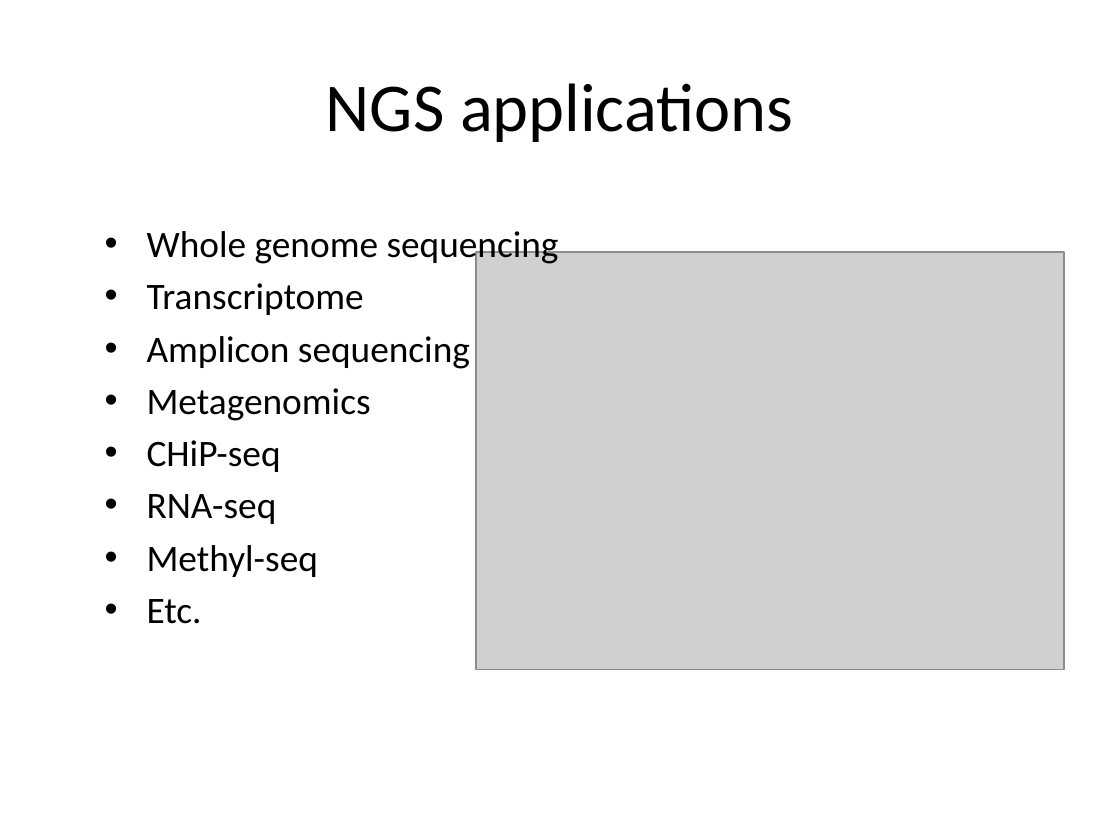
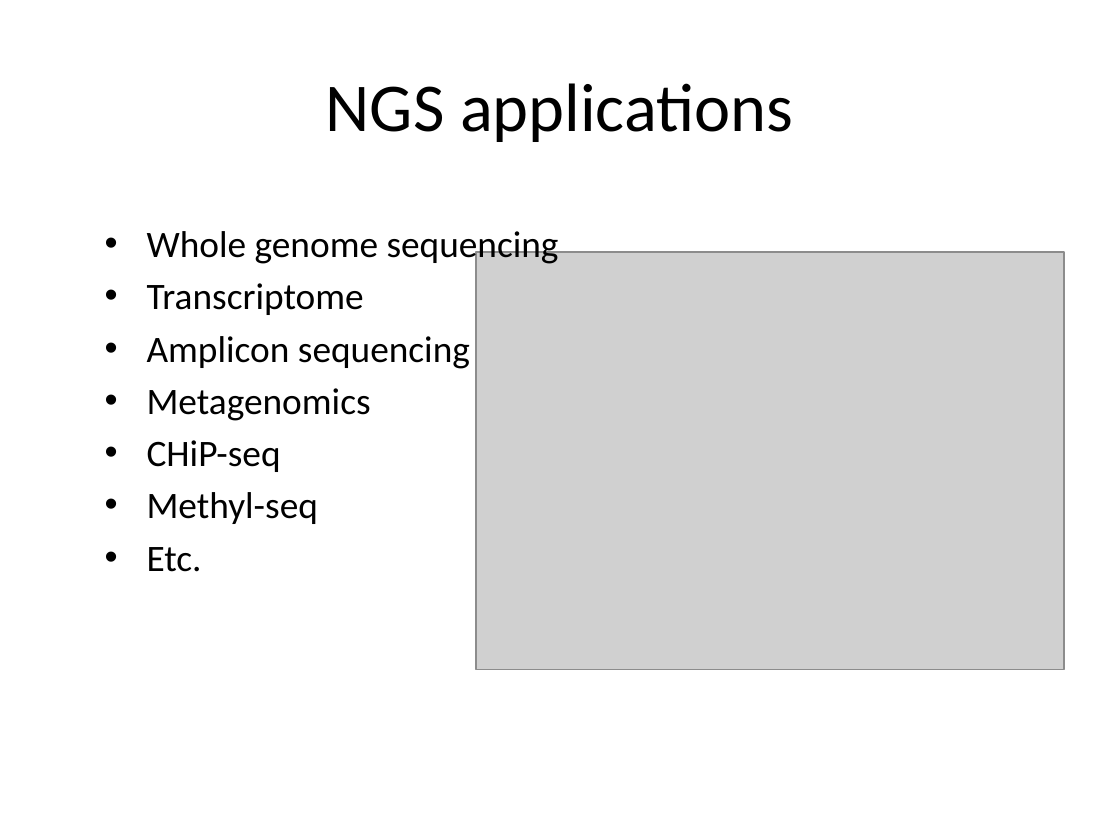
Before and after one commit to naturalis/arangs, a slide deck: slide 13 of doc/slides/day1/session1/NGSplatforms.pptx. Drawn at 1120x840 pixels with LibreOffice and Linux fonts; fonts in the diff are those of the drawing; grey boxes stand for pictures. Boxes give left, top, right and bottom in pixels: in the first picture for what was removed or moved away, otherwise in the second. Text is boxed around its words. In the diff, an @@ line names an element or a change of style, - is before the commit and + after.

```diff
--- a/doc/slides/day1/session1/NGSplatforms.pptx
+++ b/doc/slides/day1/session1/NGSplatforms.pptx
@@ text at (x1=147, y1=494, x2=277, y2=524): paragraph removed @@
-• RNA-seq
```
Also in this commit, not shown: 3 other slides changed.
